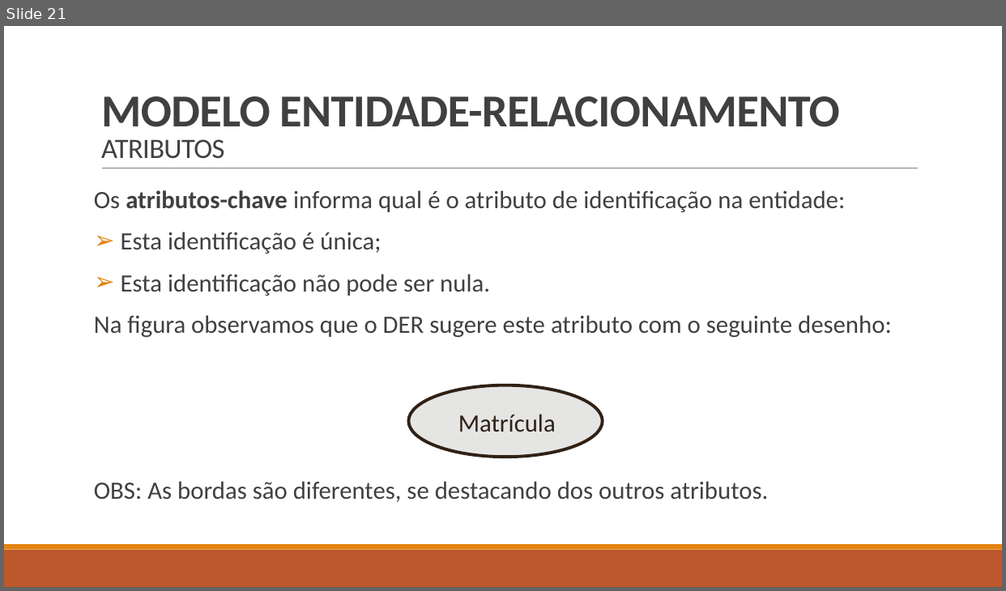
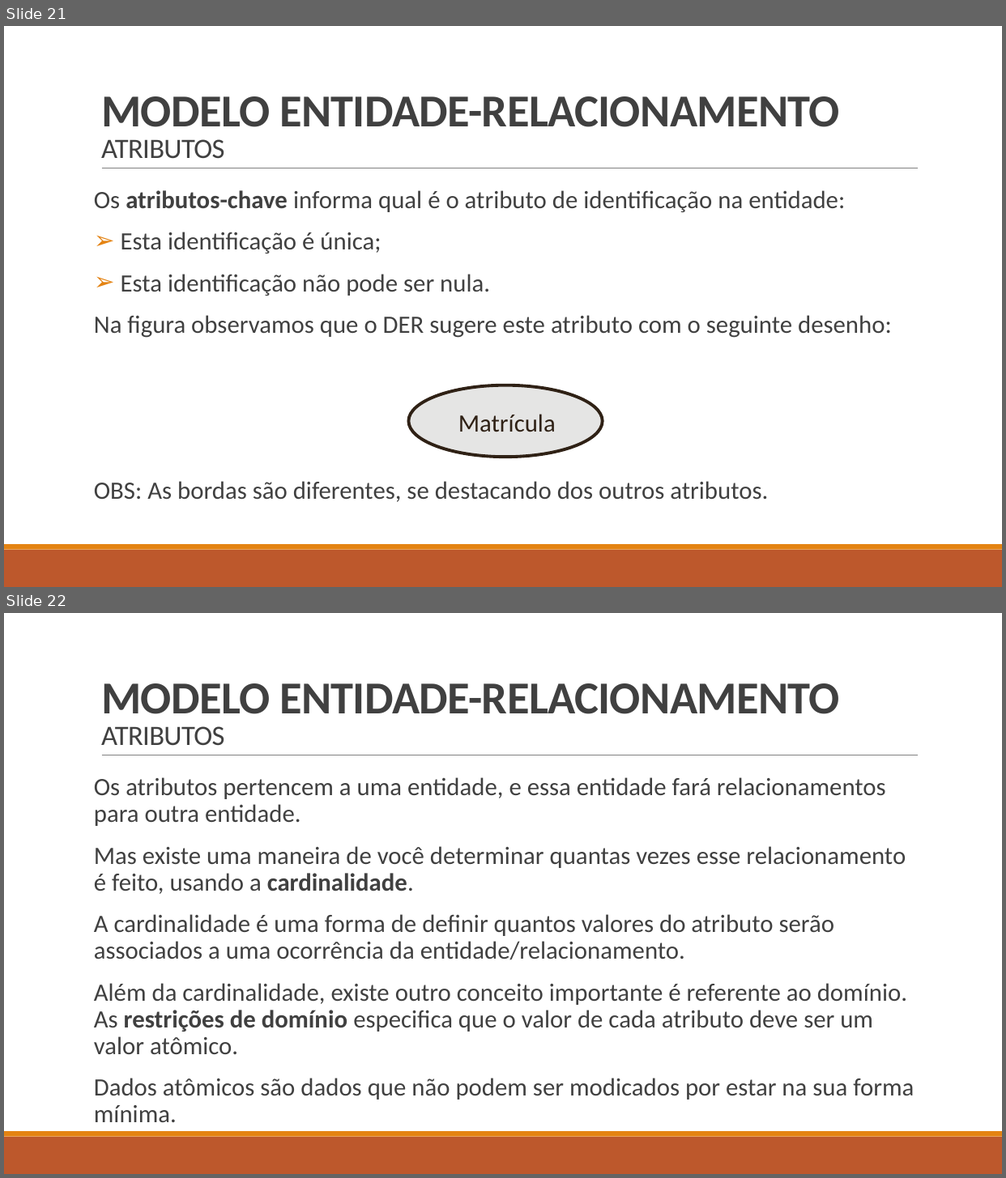
Before and after one commit to LucasHerculanoAmaro/Minhas-Aulas, a slide deck: Euripedes Simões de Paula/Banco de Dados/Aula 5/Projeto de banco de dados.pptx. Shown one above the other, each under a label of ours: slide 21 before the commit, slides 21 and 22 after it. The pictures are 1006x591 and 1006x1178 pixels, drawn with LibreOffice and Linux fonts; fonts in the diff are those of the drawing. Boxes give left, top, right and bottom in pixels: in the first picture for what was removed or moved away, otherwise in the second. Text is boxed around its words. In the diff, an @@ line names an element or a change of style, - is before the commit and + after.

Commit message:
Atualizando o slide da aula 5 (adicionando slides sobre atriutos e Modelo Entidade-Relacionamento)

```diff
--- a/Euripedes Simões de Paula/Banco de Dados/Aula 5/Projeto de banco de dados.pptx
+++ b/Euripedes Simões de Paula/Banco de Dados/Aula 5/Projeto de banco de dados.pptx
@@ slide 22 added at box(4, 613, 1002, 1174), background #FFFFFF; not listed: 3 template elements that a slide beside it also shows @@
@@ title added at box(101, 683, 840, 746), 44 pt, text #404040, bold @@
+MODELO ENTIDADE-RELACIONAMENTO
+ATRIBUTOS
@@ text added at box(94, 777, 914, 1122), 24 pt, text #404040 @@
+Os atributos pertencem a uma entidade, e essa entidade fará relacionamentos para outra entidade.
+Mas existe uma maneira de você determinar quantas vezes esse relacionamento é feito, usando a cardinalidade.
+A cardinalidade é uma forma de definir quantos valores do atributo serão associados a uma ocorrência da entidade/relacionamento.
+Além da cardinalidade, existe outro conceito importante é referente ao domínio. As restrições de domínio especifica que o valor de cada atributo deve ser um valor atômico.
+Dados atômicos são dados que não podem ser modicados por estar na sua forma mínima.
```
Also in this commit, not shown: 25 other slides added.
